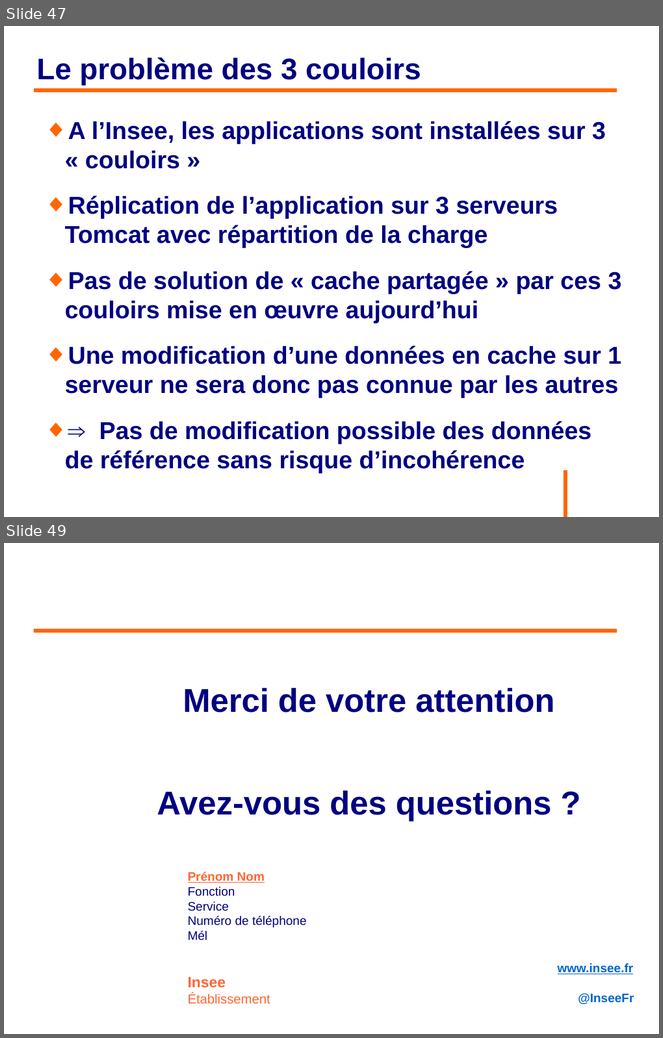
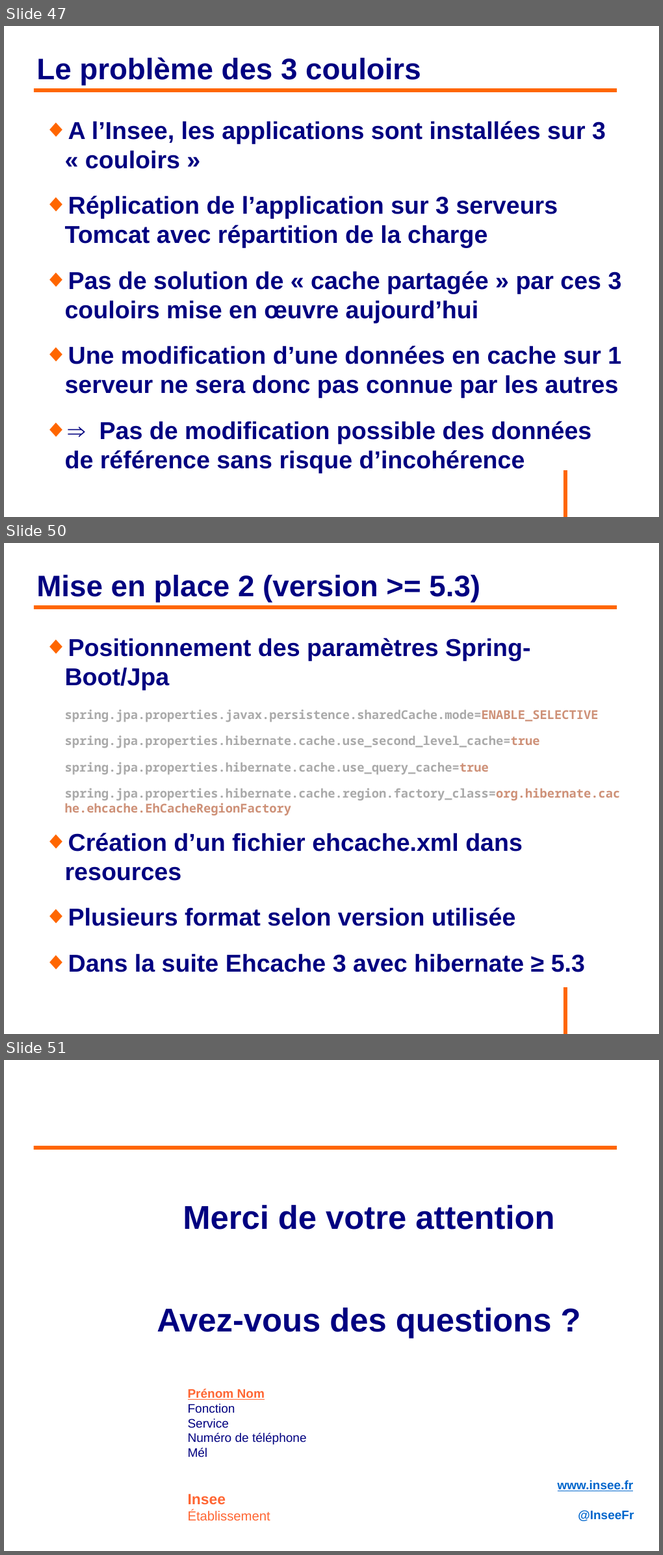
Before and after one commit to philphils/formation-hibernate-avancee, a slide deck: Documentation/diapo_formation_hibernate_avancee.odp. Shown one above the other, each under a label of ours: slides 47 and 49 before the commit, slides 47, 50 and 51 after it; the slides between them are not shown. The pictures are 663x1038 and 663x1555 pixels, drawn with LibreOffice and Linux fonts; fonts in the diff are those of the drawing; background and template pictures are left out. Boxes give left, top, right and bottom in pixels: in the first picture for what was removed or moved away, otherwise in the second. Text is boxed around its words. In the diff, an @@ line names an element or a change of style, - is before the commit and + after.

Commit message:
Diapo partie cache 2nd niveau en cours

```diff
--- a/Documentation/diapo_formation_hibernate_avancee.odp
+++ b/Documentation/diapo_formation_hibernate_avancee.odp
@@ slide 50 added at [4, 543, 659, 1034], background #FFFFFF; not listed: 1 template element that a slide beside it also shows @@
@@ title added at [36, 575, 480, 603], 36 pt, text #000080, bold @@
+Mise en place 2 (version >= 5.3)
@@ line added from (34, 607) to (618, 607), #FF6600 4.54 pt @@
@@ text added at [65, 638, 621, 973], 14.8 pt, text #AAAAAA, bold @@
+◆ Positionnement des paramètres Spring- Boot/Jpa
+spring.jpa.properties.javax.persistence.sharedCache.mode=ENABLE_SELECTIVE
+spring.jpa.properties.hibernate.cache.use_second_level_cache=true
+spring.jpa.properties.hibernate.cache.use_query_cache=true
+spring.jpa.properties.hibernate.cache.region.factory_class=org.hibernate.cache.ehcache.EhCacheRegionFactory
+◆ Création d’un fichier ehcache.xml dans resources
+◆ Plusieurs format selon version utilisée
+◆ Dans la suite Ehcache 3 avec hibernate ≥ 5.3
@@ what was slide 49 is now slide 51 @@
```
Also in this commit, not shown: 1 slide changed, 1 other slide added.
